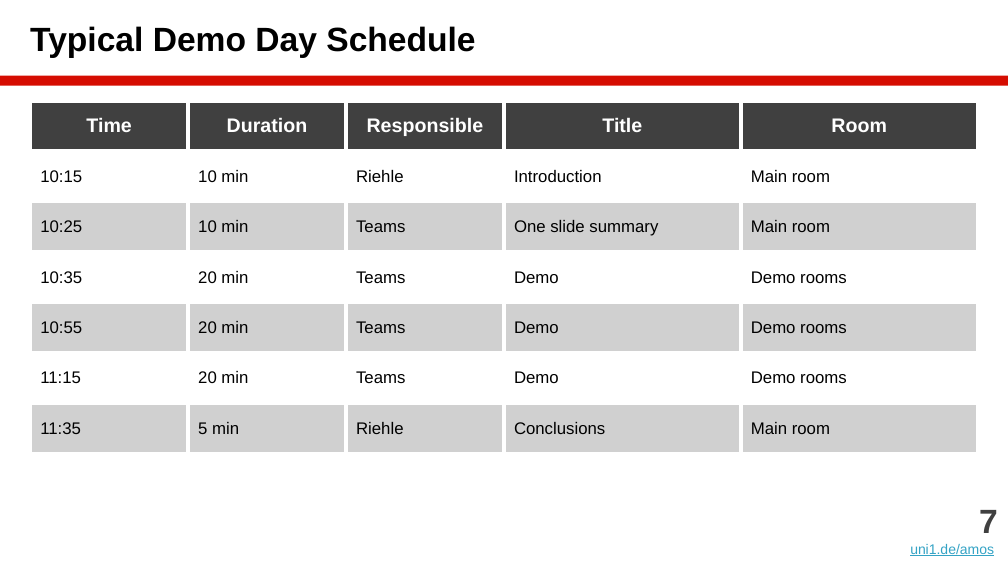
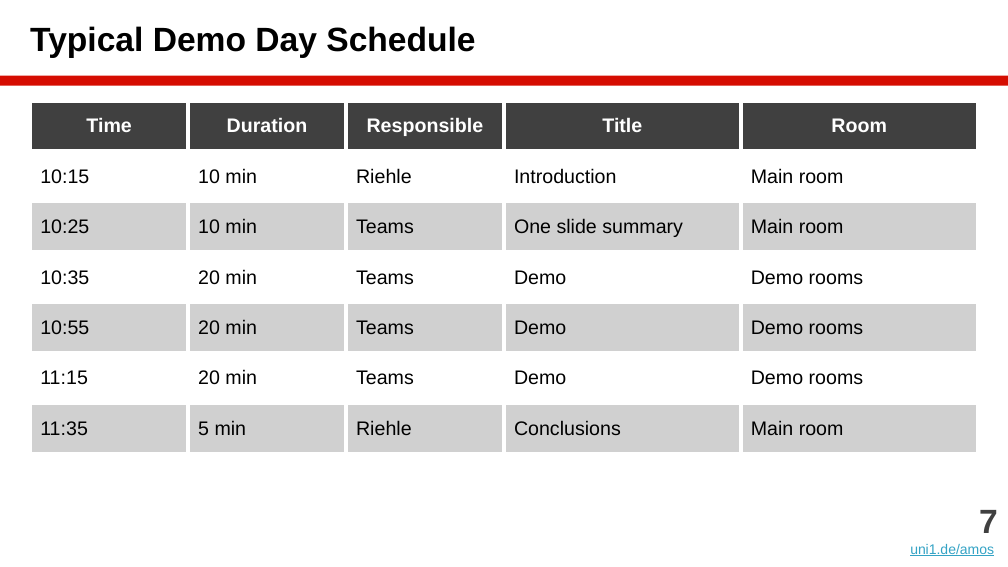
Before and after one commit to dirkriehle/amos-course, a slide deck: slide 7 of Lecture slides/AMOS C01 - Demo Day Preparation.pptx. Drawn at 1008x567 pixels with LibreOffice and Linux fonts; fonts in the diff are those of the drawing. Boxes give left, top, right and bottom in pixels: in the first picture for what was removed or moved away, otherwise in the second. Text is boxed around its words. In the diff, an @@ line names an element or a change of style, - is before the commit and + after.

```diff
--- a/Lecture slides/AMOS C01 - Demo Day Preparation.pptx
+++ b/Lecture slides/AMOS C01 - Demo Day Preparation.pptx
@@ table at (30,101,979,439) @@
@@ size 12 to 14 pt in "10:15", "10 min", "Riehle", "Introduction" and 26 more places @@
```
Also in this commit, not shown: 1 other slide changed, 12 other files.
